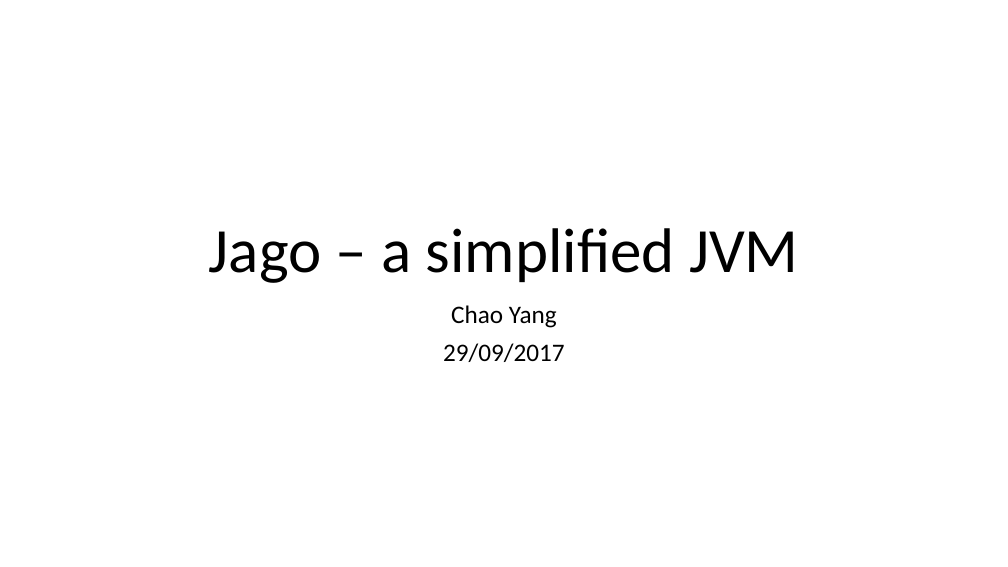
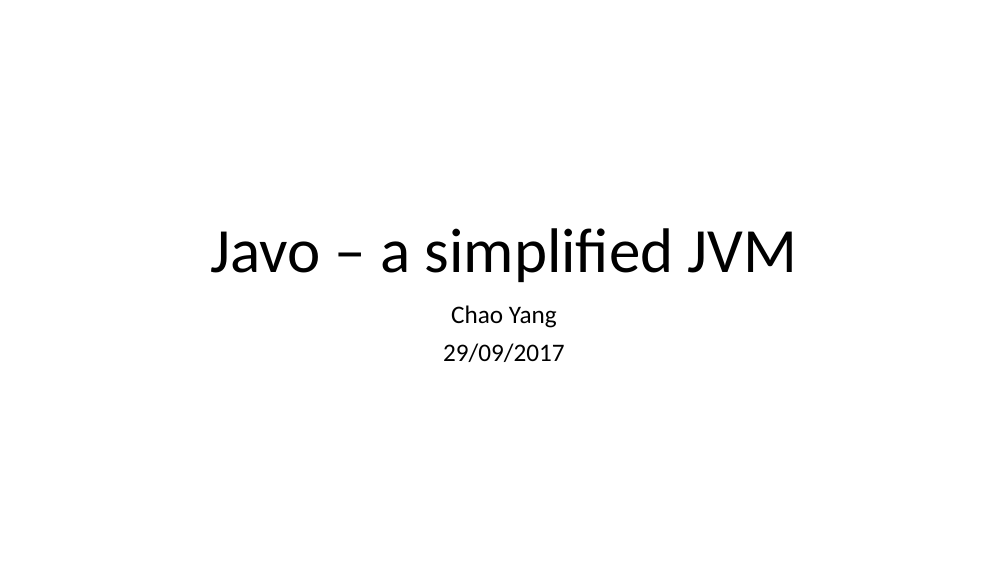
Before and after one commit to chaoyangnz/gava, a slide deck: slide 1 of javo.pptx. Drawn at 1008x567 pixels with LibreOffice and Linux fonts; fonts in the diff are those of the drawing. Boxes give left, top, right and bottom in pixels: in the first picture for what was removed or moved away, otherwise in the second. Text is boxed around its words. In the diff, an @@ line names an element or a change of style, - is before the commit and + after.

```diff
--- a/javo.pptx
+++ b/javo.pptx
@@ title at bbox=[210, 228, 798, 282]: text changed @@
-Jago – a simplified JVM
+Javo – a simplified JVM
```
Also in this commit, not shown: 9 other slides changed, 1 other file.
